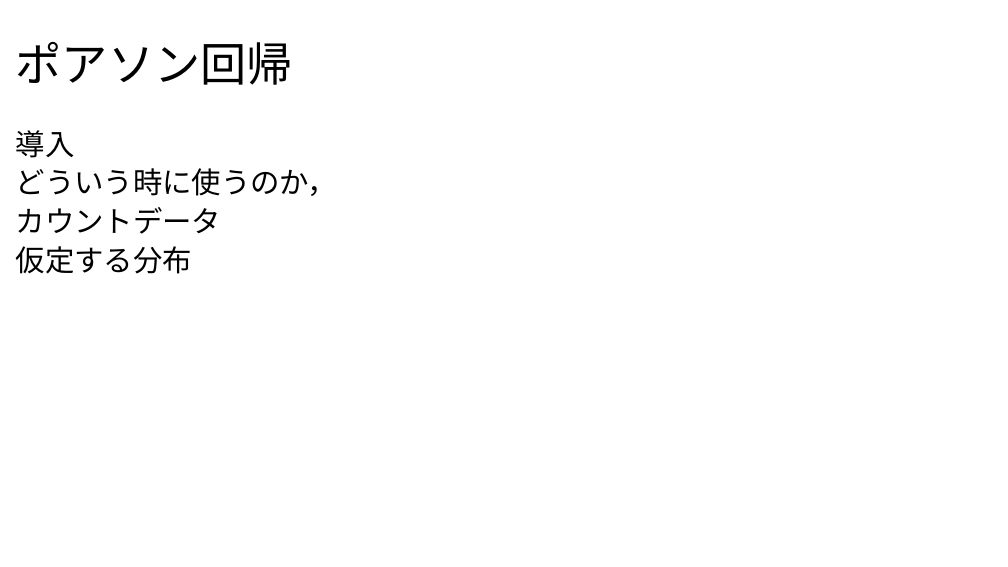
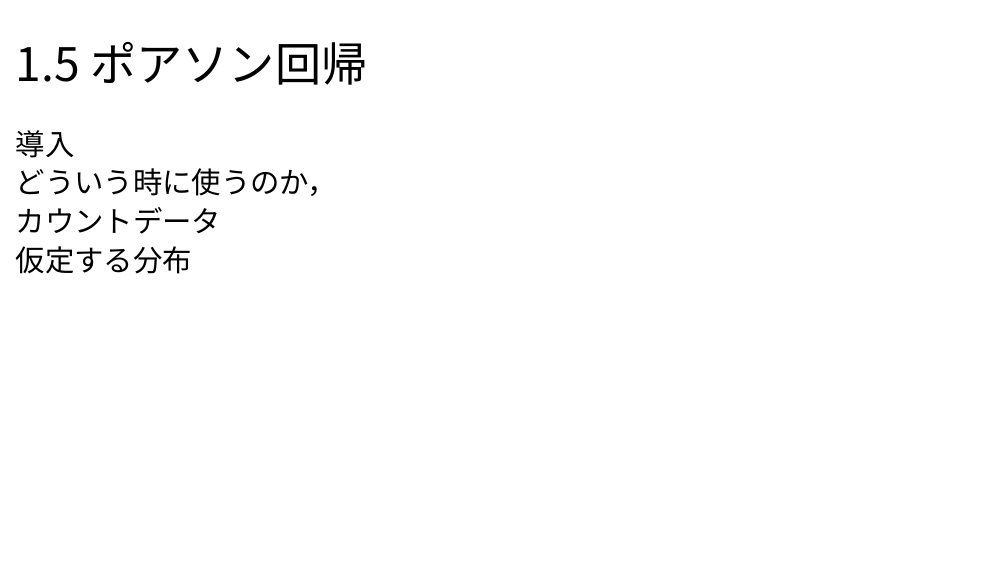
Before and after one commit to Yoshifumi14/stats, a slide deck: slide 13 of statistics2.pptx. Drawn at 1008x567 pixels with LibreOffice and Linux fonts; fonts in the diff are those of the drawing. Boxes give left, top, right and bottom in pixels: in the first picture for what was removed or moved away, otherwise in the second. Text is boxed around its words. In the diff, an @@ line names an element or a change of style, - is before the commit and + after.

```diff
--- a/statistics2.pptx
+++ b/statistics2.pptx
@@ title at [16,42,367,85]: text changed @@
-ポアソン回帰
+1.5 ポアソン回帰
```
Also in this commit, not shown: 9 other slides changed, 3 other files.
